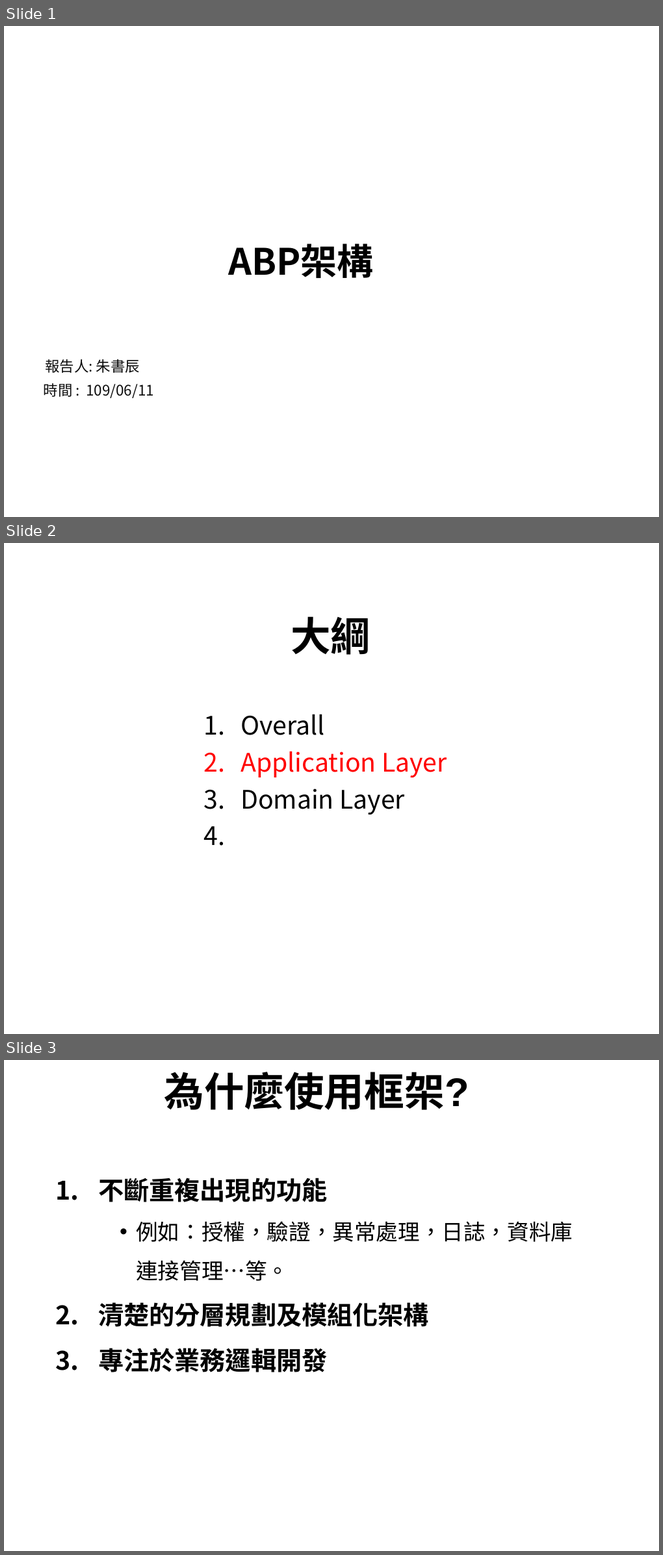
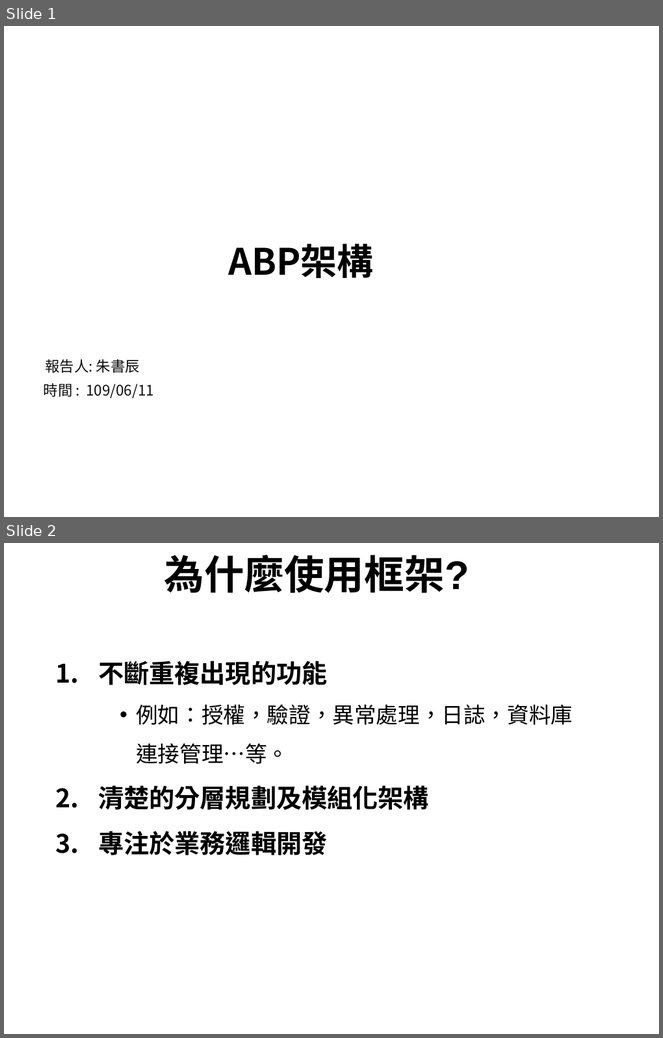
Before and after one commit to Sean2416/MarkDown, a slide deck: ABP.ppt. Shown one above the other, each under a label of ours: slides 1, 2 and 3 before the commit, slides 1 and 2 after it. The pictures are 663x1555 and 663x1038 pixels, drawn with LibreOffice and Linux fonts; fonts in the diff are those of the drawing; background and template pictures are left out. Boxes give left, top, right and bottom in pixels: in the first picture for what was removed or moved away, otherwise in the second. Text is boxed around its words. In the diff, an @@ line names an element or a change of style, - is before the commit and + after.

Commit message:
Application Service

```diff
--- a/ABP.ppt
+++ b/ABP.ppt
@@ slide 2 removed at bbox=[4, 543, 659, 1034], background picture (left out) @@
@@ title removed at bbox=[291, 616, 371, 655] @@
-大綱
@@ text removed at bbox=[241, 714, 447, 815] @@
-1. Overall
-2. Application Layer
-3. Domain Layer
@@ text removed at bbox=[631, 1010, 659, 1034] @@
-1
@@ what was slide 3 is now slide 2 @@
```
Also in this commit, not shown: 2 slides changed, 2 slides added, 2 other files.
